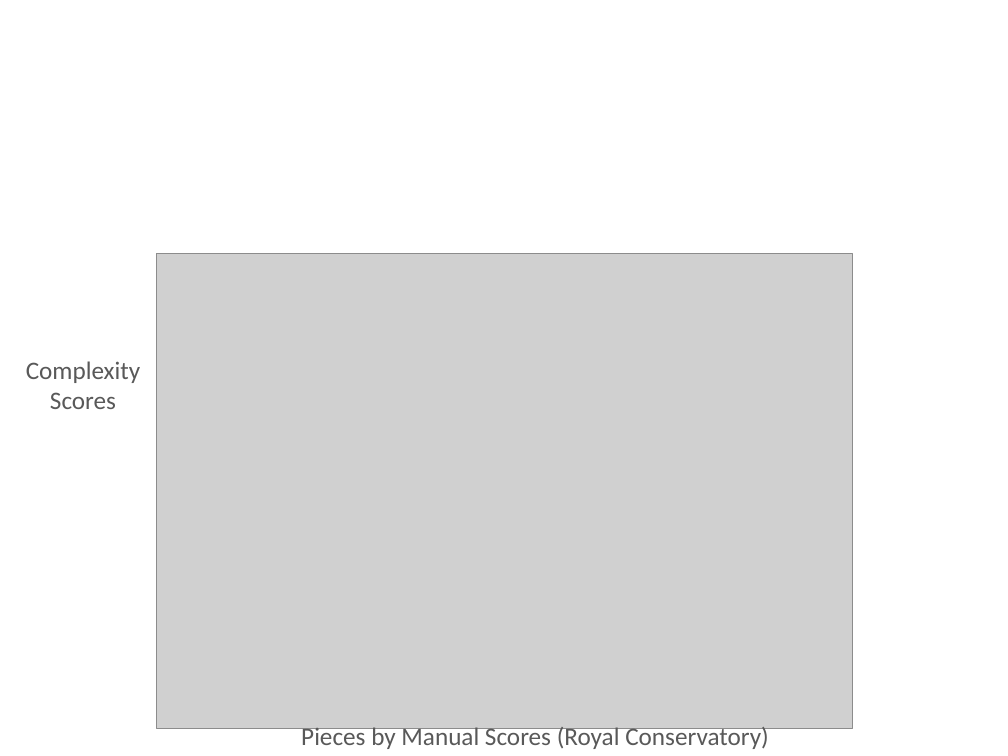
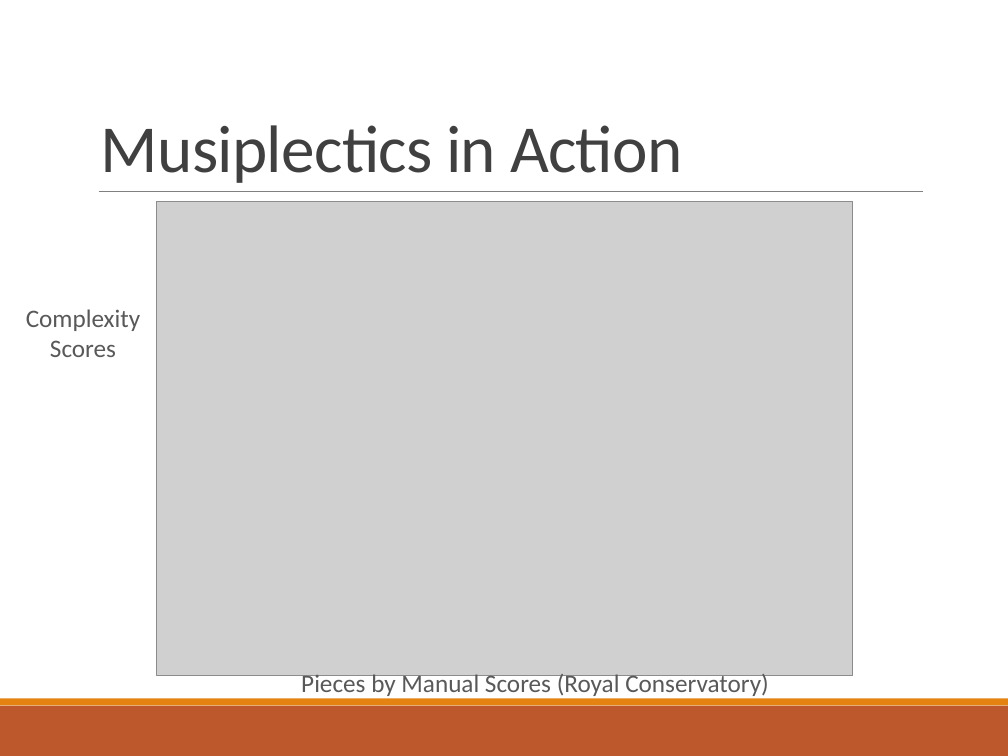
Before and after one commit to xwsxethan/MusicScoring, a slide deck: slide 31 of Documents/Thesis/ThesisDissertation.pptx (slide 30 before the commit). Drawn at 1008x756 pixels with LibreOffice and Linux fonts; fonts in the diff are those of the drawing; grey boxes stand for pictures; background and template pictures are left out. Boxes give left, top, right and bottom in pixels: in the first picture for what was removed or moved away, otherwise in the second. Text is boxed around its words. In the diff, an @@ line names an element or a change of style, - is before the commit and + after.

```diff
--- a/Documents/Thesis/ThesisDissertation.pptx
+++ b/Documents/Thesis/ThesisDissertation.pptx
@@ title "Musiplectics in Action" at (101,125,682,183): vertical alignment middle to bottom @@
@@ title at (101,125,682,183): text changed; size 46 to 48 pt; text colour #FFFFFF to #404040 @@
-Findings
+Musiplectics in Action
@@ line added from (99, 192) to (922, 192), #808080 0.5 pt @@
@@ picture: place and size @@
-picture at (156,254,853,729)
+picture at (156,202,853,676)
@@ text "Complexity": place and size @@
-text "Complexity" at (26,361,140,409)
+text "Complexity" at (26,309,140,357)
@@ text "Pieces by Manual Scores (Royal ...": place and size @@
-text "Pieces by Manual Scores (Royal ..." at (301,724,769,749)
+text "Pieces by Manual Scores (Royal ..." at (301,672,769,699)
@@ rectangle added at (0,706,1008,756), fill #BD582C @@
@@ rectangle added at (0,699,1008,706), fill #E48312 @@
```
Also in this commit, not shown: 35 other slides changed, 3 slides added, 3 slides removed.
